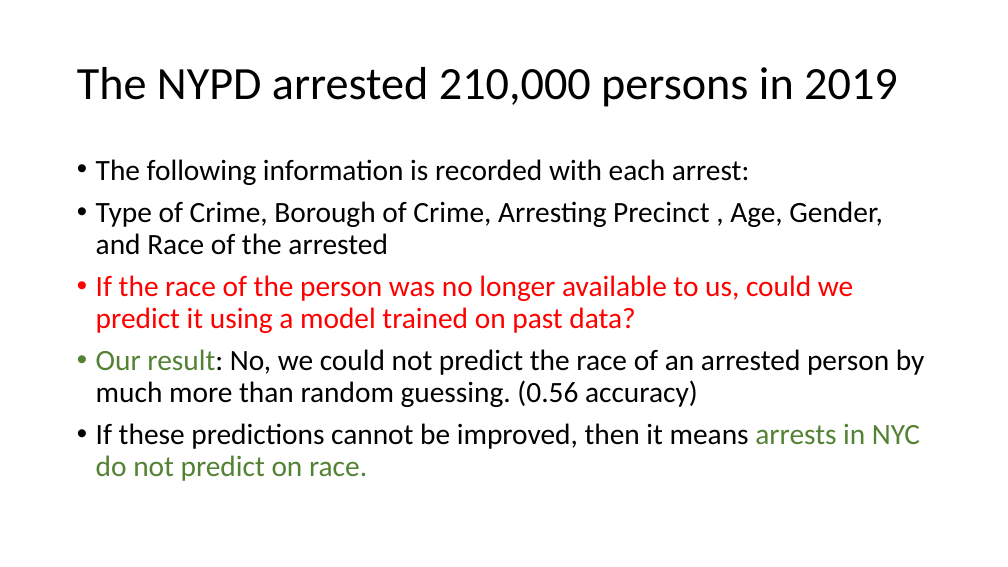
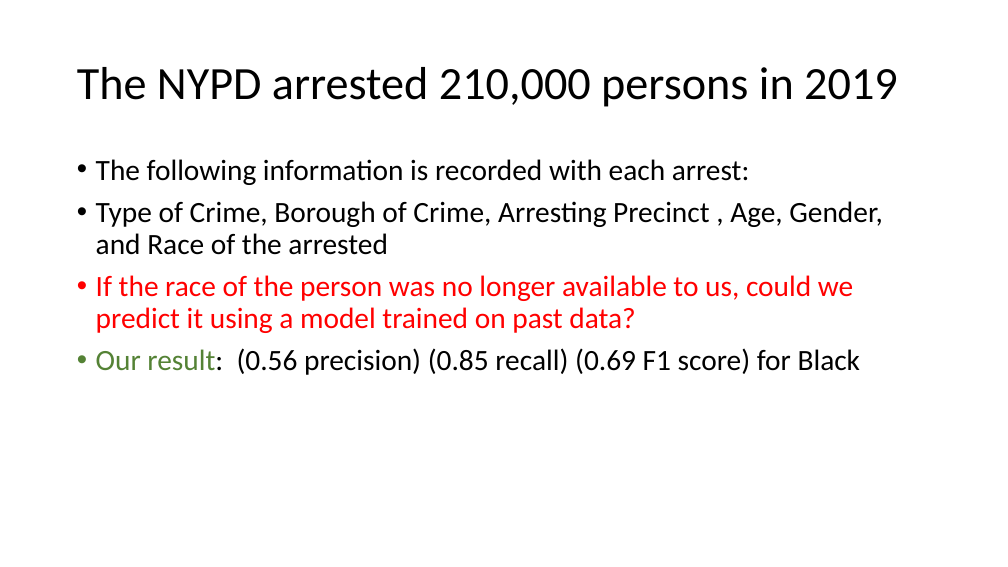
Before and after one commit to city-college-machine-learning/NYPD_Arrest_Analysis, a slide deck: slide 2 of crime_detectives_presentation.pptx. Drawn at 1008x567 pixels with LibreOffice and Linux fonts; fonts in the diff are those of the drawing. Boxes give left, top, right and bottom in pixels: in the first picture for what was removed or moved away, otherwise in the second. Text is boxed around its words. In the diff, an @@ line names an element or a change of style, - is before the commit and + after.

Commit message:
made changes to slides

```diff
--- a/crime_detectives_presentation.pptx
+++ b/crime_detectives_presentation.pptx
@@ text at box(96, 348, 861, 375): text changed @@
-• Our result: No, we could not predict the race of an arrested person by much more than random guessing. (0.56 accuracy)
-• If these predictions cannot be improved, then it means arrests in NYC do not predict on race.
+• Our result: (0.56 precision) (0.85 recall) (0.69 F1 score) for Black
```
Also in this commit, not shown: 1 other slide changed, 1 slide removed, 2 other files.
